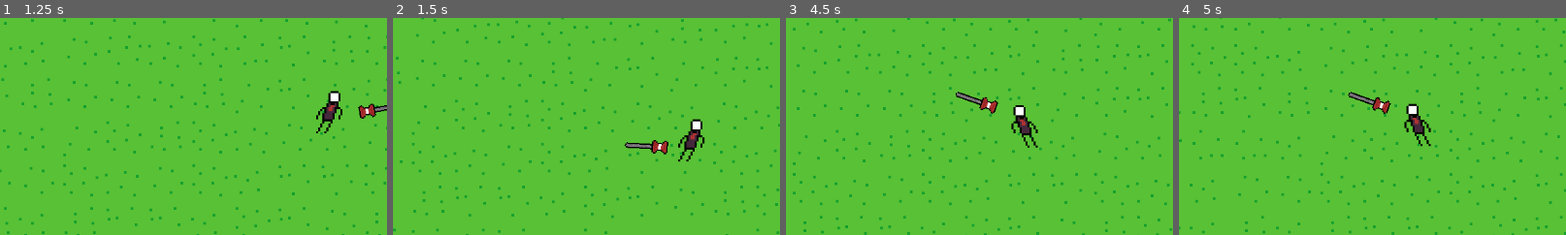
Above: before the commit, frames 1-4 (left to right).
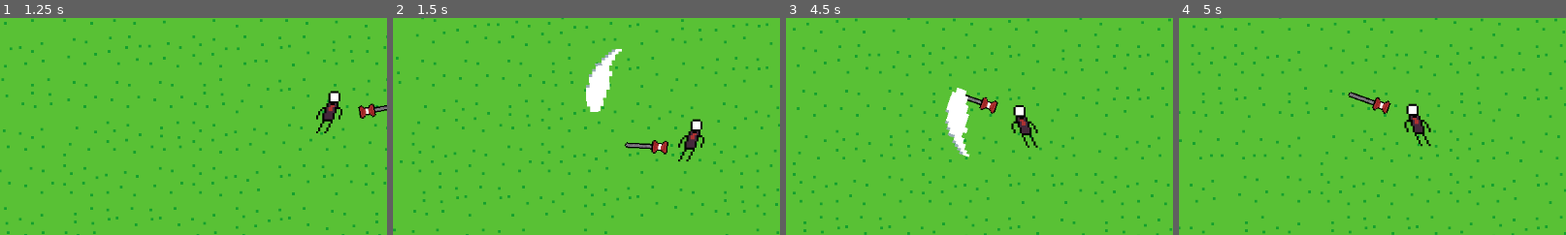
Above: after the commit, the same moments.

Repository: LavaWander/Slesh
Game: Godot game, scene res://world.tscn
Same seed, same stepped clock (60 frames per second), same inputs: the game is played once before the commit and once after it.
Inputs (mouse positions are % of the whole screen's width and height, from its top left):
- Up to frame 1 (1.25 s): tap Enter at 0.5 s; move the mouse to (72, 45) at 0.52 s; hold D (move_right) from 0.53 s (still down); hold Right mouse button (attack_slash) from 0.53 s (still down)
- Up to frame 2 (1.5 s): move the mouse to (30, 55) at 1.27 s; release D (move_right) at 1.28 s; release Right mouse button (attack_slash) at 1.28 s; hold S (move_down) from 1.28 s (still down); right-click (30, 55) at 1.35 s
- Up to frame 3 (4.5 s): move the mouse to (60, 28) at 2.02 s; release S (move_down) at 2.03 s; press the mouse at (60, 28) at 2.03 s; hold D (move_right) 2.03-2.78 s; right-click (60, 28) at 2.3 s; move the mouse to (45, 70) at 2.77 s; release the mouse at (45, 70) at 2.78 s; hold W (move_up) 2.78-3.53 s; tap Shift (run) at 2.85 s; right-click (45, 70) at 3.05 s; move the mouse to (80, 65) at 3.52 s; hold Right mouse button (attack_slash) 3.53-4.28 s; hold A (move_left) from 3.53 s (still down); move the mouse to (20, 35) at 4.27 s; right-click (20, 35) at 4.35 s
- Up to frame 4 (5 s): keep holding A (move_left)
The pictures show only the part of the screen within x 13-63%, y 27-77%; the shares and areas given below are measured in that part.

Frame 1 is identical in both runs. In frame 2, 1.3% of the frame differs, in the area x 49-60%, y 14-44%; in frame 3, 1.3%, in the area x 41-48%, y 32-65%; in frame 4, nothing differs.

Commit message:
Make slash start at sword position and flip based on slash direction

Diff:
--- a/Game/slash_handler.gd
+++ b/Game/slash_handler.gd
@@ -26,8 +26,14 @@
 	slash_active = true
 	base_pos = pos
 	base_dir = dir
-	spawn_projectile(pos, dir)
+	#spawn_projectile(pos, dir)
 	_start_slash_timers()
+
+	# delay projectile spawn by 1/3 of slash_duration
+	var spawn_timer = get_tree().create_timer(slash_duration / 4)
+	spawn_timer.timeout.connect(func():
+		spawn_projectile(pos, dir)
+	)
 
 func spawn_projectile(pos: Vector2, dir: Vector2) -> void:
 	if not projectile_scene:
@@ -47,6 +53,8 @@
 	projectile.position = spawn_pos
 	projectile.direction = dir
 	projectile.lifetime = slash_duration
+	# flip projectile vertically according to slash_direction
+	projectile.scale.y = abs(projectile.scale.y) * slash_direction * -1
 	get_tree().current_scene.add_child(projectile)
 
 func _process(delta):
--- a/Game/sword.gd
+++ b/Game/sword.gd
@@ -34,4 +34,4 @@
 	if event.is_action_pressed("attack_thrust"):
 		emit_signal("thrust_fired", global_position, (get_global_mouse_position() - global_position).normalized())
 	elif event.is_action_pressed("attack_slash"):
-		emit_signal("slash_fired", global_position, (get_global_mouse_position() - global_position).normalized())
+		emit_signal("slash_fired", $AnimatedSprite2D.global_position, (get_global_mouse_position() - global_position).normalized())
